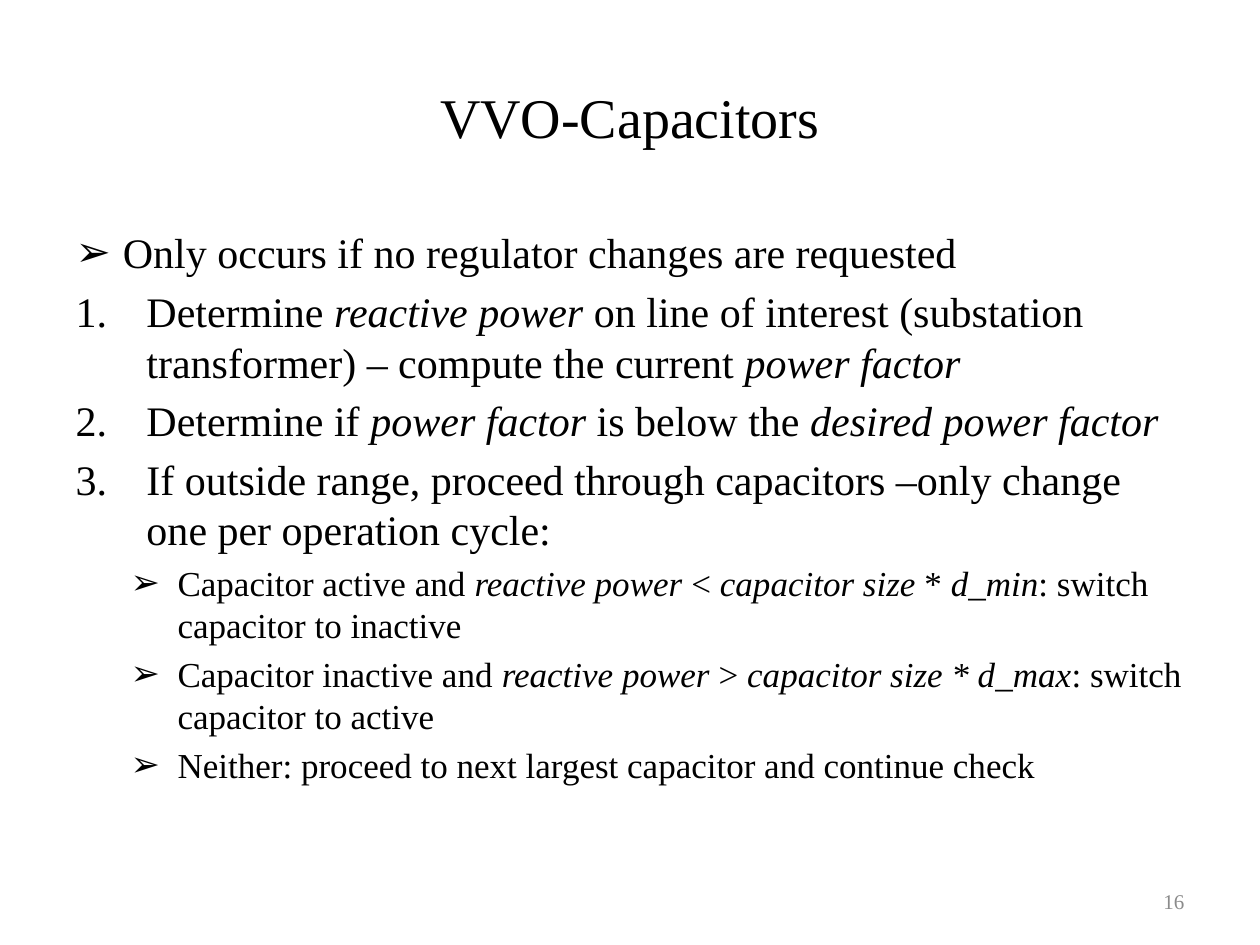
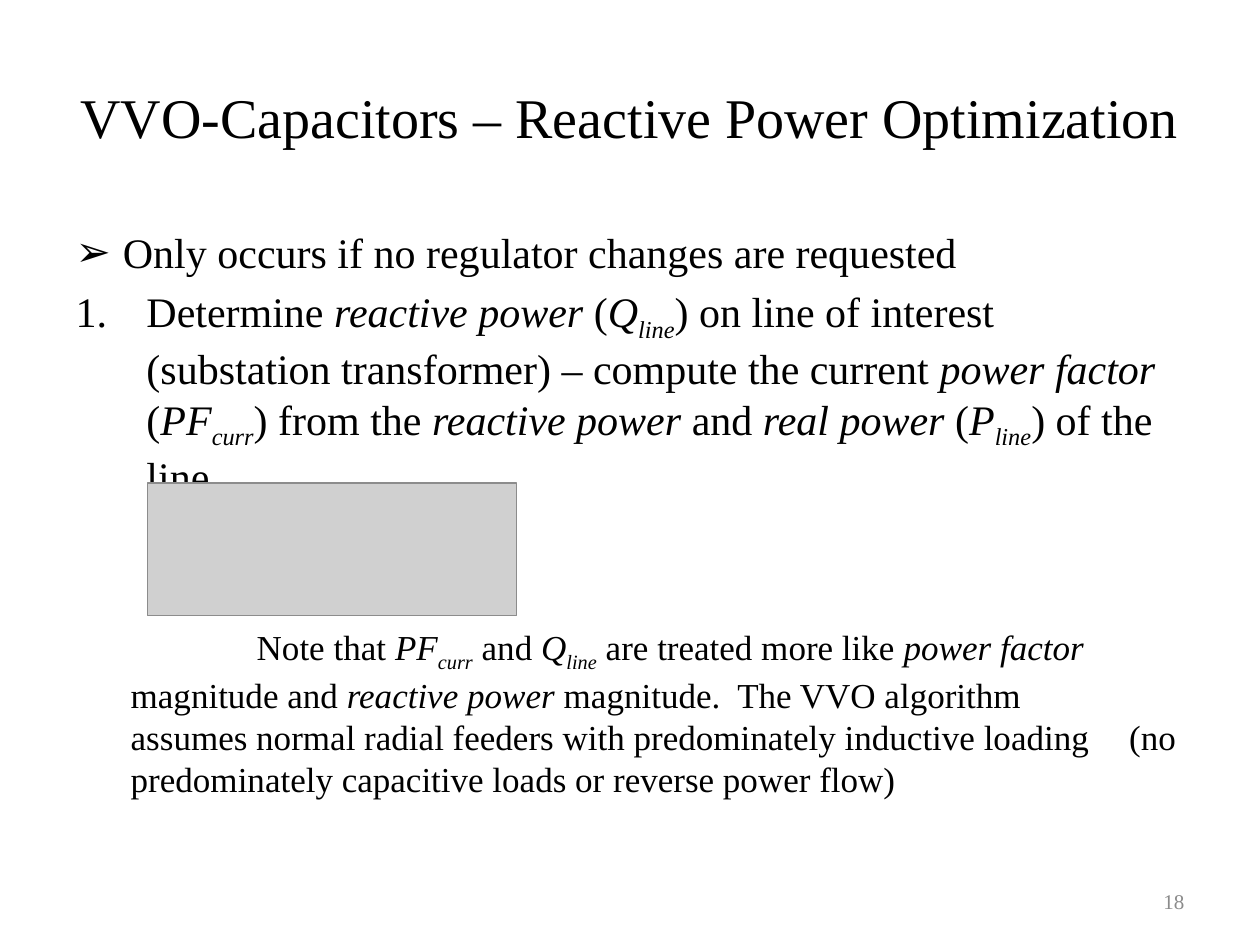
Before and after one commit to gridlab-d/course, a slide deck: slide 18 of University of Washington Class/Module 6 - Volt-VAR Optimization.pptx (slide 16 before the commit). Drawn at 1260x945 pixels with LibreOffice and Linux fonts; fonts in the diff are those of the drawing; grey boxes stand for pictures. Boxes give left, top, right and bottom in pixels: in the first picture for what was removed or moved away, otherwise in the second. Text is boxed around its words. In the diff, an @@ line names an element or a change of style, - is before the commit and + after.

```diff
--- a/University of Washington Class/Module 6 - Volt-VAR Optimization.pptx
+++ b/University of Washington Class/Module 6 - Volt-VAR Optimization.pptx
@@ title at (80,101,1177,149): text changed @@
-VVO-Capacitors
+VVO-Capacitors – Reactive Power Optimization
@@ text at (131,297,1155,799): text changed; size 24 to 20 pt @@
-1. Determine reactive power on line of interest (substation transformer) – compute the current power factor
-2. Determine if power factor is below the desired power factor
-3. If outside range, proceed through capacitors –only change one per operation cycle:
-  ➢ Capacitor active and reactive power < capacitor size * d_min: switch capacitor to inactive
-  ➢ Capacitor inactive and reactive power > capacitor size * d_max: switch capacitor to active
-  ➢ Neither: proceed to next largest capacitor and continue check
+1. Determine reactive power (Qline) on line of interest (substation transformer) – compute the current power factor (PFcurr) from the reactive power and real power (Pline) of the line
+  Note that PFcurr and Qline are treated more like power factor magnitude and reactive power magnitude. The VVO algorithm assumes normal radial feeders with predominately inductive loading (no predominately capacitive loads or reverse power flow)
@@ picture added at (147,483,517,615) @@
@@ page number at (1163,895,1184,909): text changed @@
-16
+18
```
Also in this commit, not shown: 6 other slides changed, 4 slides added.
